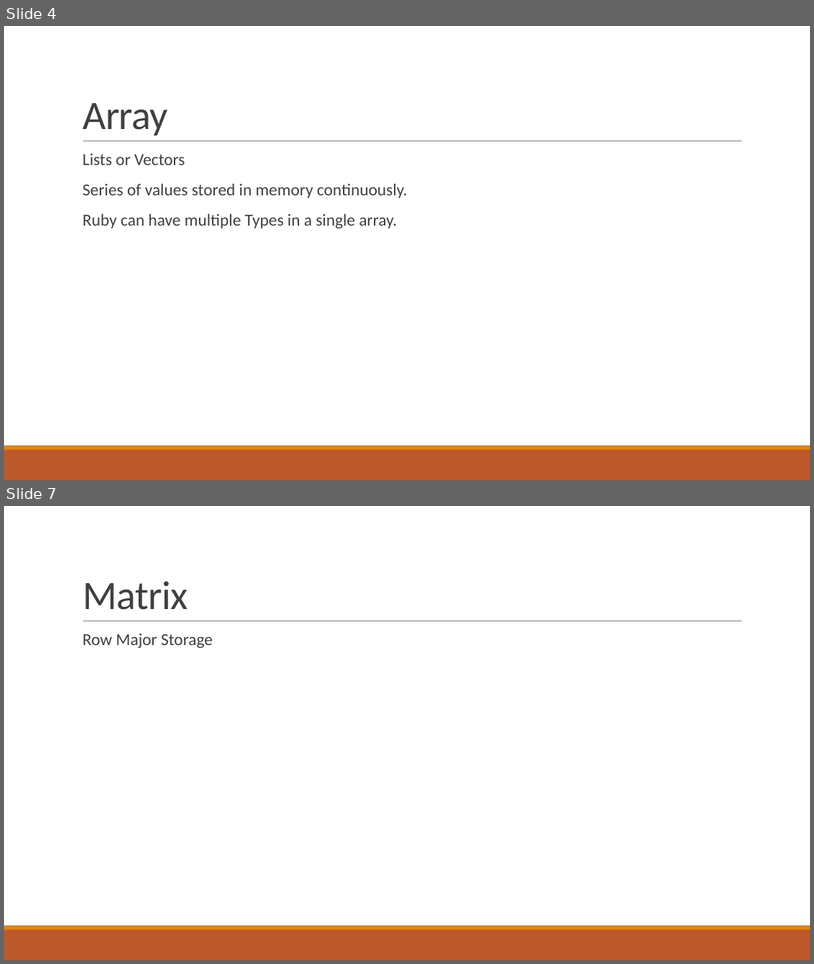
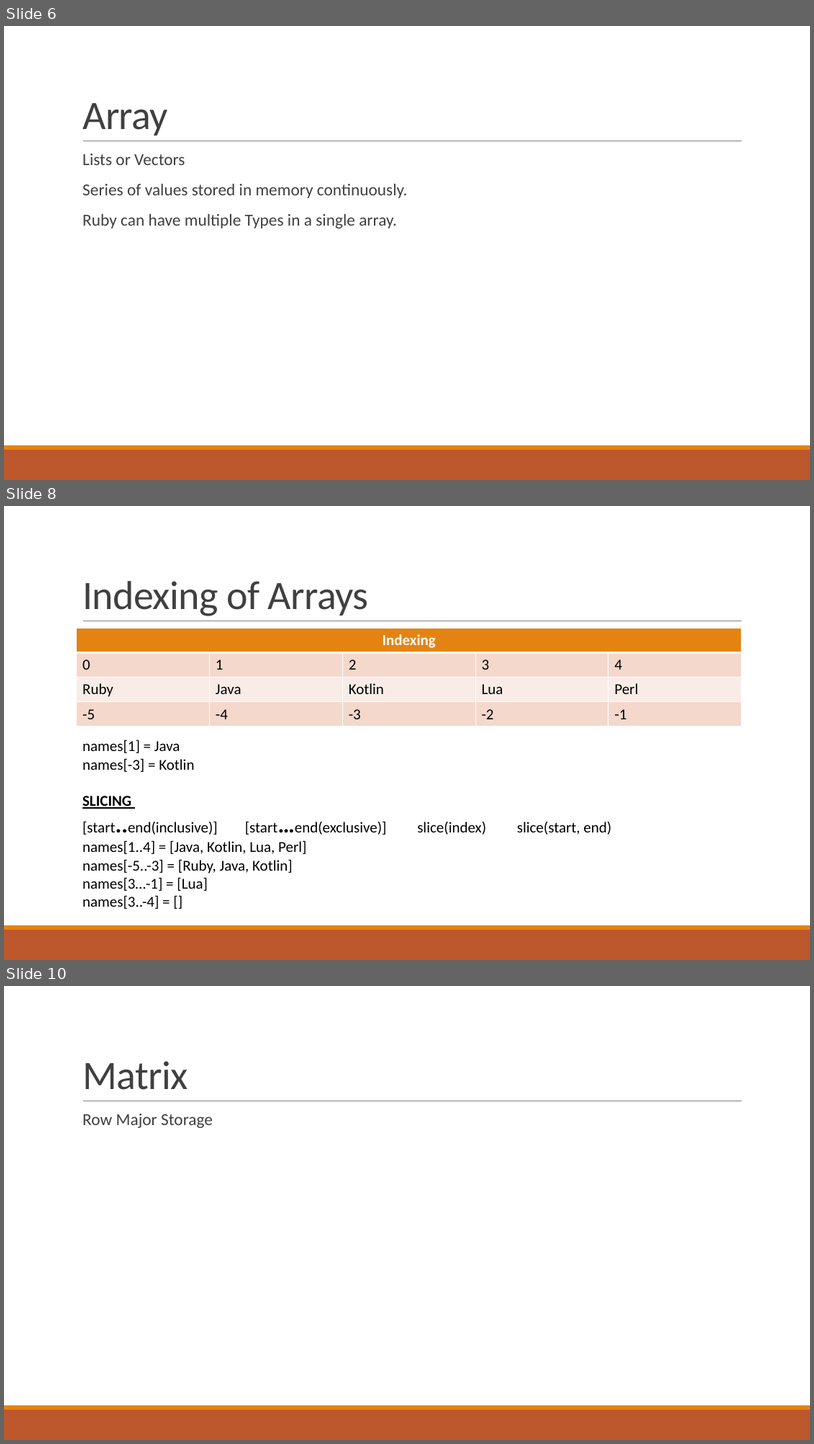
Before and after one commit to pawan9489/TeachingRuby, a slide deck: Session2-Array&Strings.pptx. Shown one above the other, each under a label of ours: slides 4 and 7 before the commit, slides 6, 8 and 10 after it; the slides between them are not shown. The pictures are 814x964 and 814x1444 pixels, drawn with LibreOffice and Linux fonts; fonts in the diff are those of the drawing. Boxes give left, top, right and bottom in pixels: in the first picture for what was removed or moved away, otherwise in the second. Text is boxed around its words. In the diff, an @@ line names an element or a change of style, - is before the commit and + after.

```diff
--- a/Session2-Array&Strings.pptx
+++ b/Session2-Array&Strings.pptx
@@ slide 8 added at box(4, 506, 810, 960), background #FFFFFF; not listed: 3 template elements that a slide beside it also shows @@
@@ title added at box(82, 581, 369, 616), 48 pt, text #404040 @@
+Indexing of Arrays
@@ table added at box(77, 628, 742, 726), 4 rows, 5 columns @@
+Indexing |  |  |  | 
+0 | 1 | 2 | 3 | 4
+Ruby | Java | Kotlin | Lua | Perl
+-5 | -4 | -3 | -2 | -1
@@ text added at box(82, 739, 387, 908), 18 pt, text #000000 @@
+names[1] = Java
+names[-3] = Kotlin
+SLICING
+[start..end(inclusive)] [start…end(exclusive)] slice(index) slice(start, end)
+names[1..4] = [Java, Kotlin, Lua, Perl]
+names[-5..-3] = [Ruby, Java, Kotlin]
+names[3…-1] = [Lua]
+names[3..-4] = []
@@ what was slide 4 is now slide 6 @@
@@ what was slide 7 is now slide 10 @@
```
Also in this commit, not shown: 5 slides changed, 3 other slides added, 6 other files.
